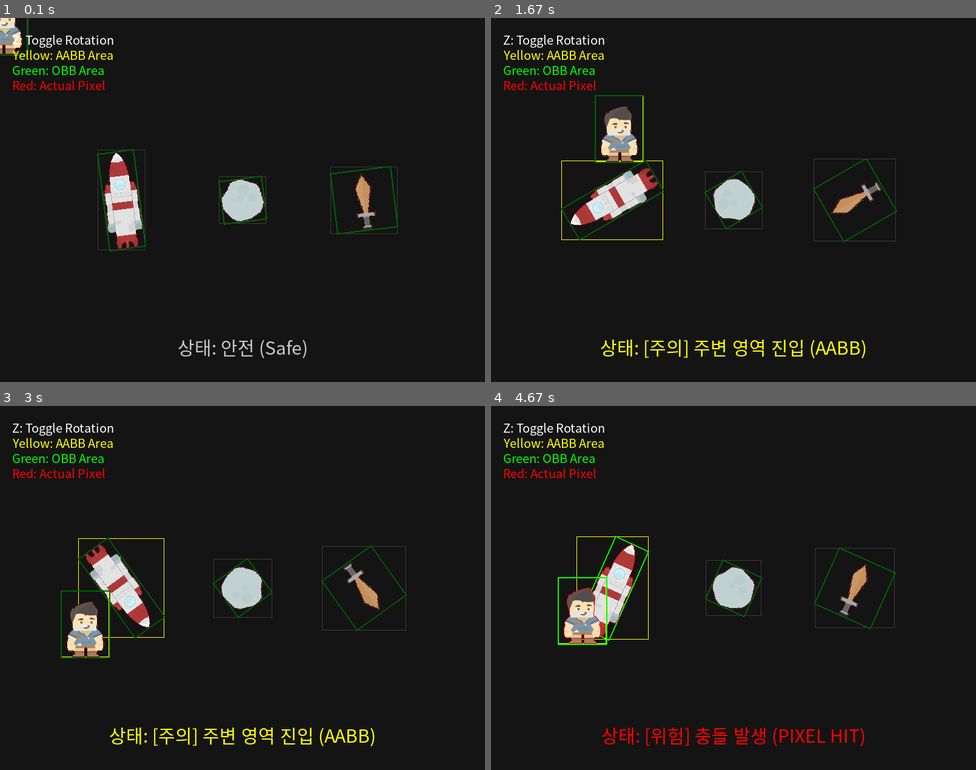
Above: before the commit, frames 1-4 (two rows, left to right).
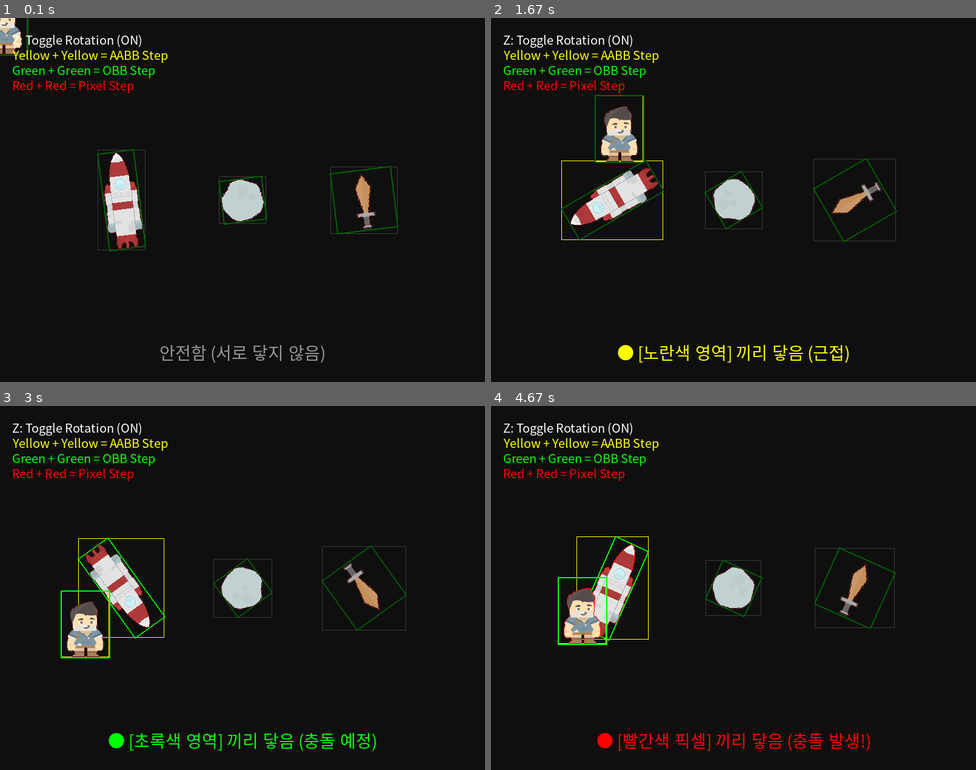
Above: after the commit, the same moments.

Repository: hsh060425/myfirstgame
Game: pygame game, started from vs_hsh/sprite_test.py
Same seed, same stepped clock (60 frames per second), same inputs: the game is played once before the commit and once after it.
Inputs (mouse positions are in pixels of both pictures, inside the frame that each line leads up to):
- Up to frame 1 (0.1 s): no input
- Up to frame 2 (1.67 s): click (888, 189) at 0.38 s; click (782, 280) at 0.72 s; click (912, 327) at 1.05 s; click (617, 127) at 1.38 s
- Up to frame 3 (3 s): click (242, 631) at 1.72 s; click (174, 511) at 2.05 s; click (412, 682) at 2.38 s; click (87, 624) at 2.72 s
- Up to frame 4 (4.67 s): click (592, 518) at 3.05 s; click (617, 653) at 3.38 s; click (908, 671) at 3.72 s; click (588, 722) at 4.05 s; click (583, 609) at 4.38 s

The runs differ from the first frame. In frame 1, 1.6% of the frame differs, in the area x 7-67%, y 4-95%; in frame 2, 2.1%; in frame 3, 2.6%, in the area x 7-78%, y 4-95%; in frame 4, 2.2%.

Commit message:
week4add

Diff:
--- a/vs_hsh/sprite_test.py
+++ b/vs_hsh/sprite_test.py
@@ -4,15 +4,15 @@
 # --- 초기화 ---
 pygame.init()
 screen = pygame.display.set_mode((800, 600))
-pygame.display.set_caption("색상별 단계적 충돌 시스템")
+pygame.display.set_caption("동일 색상 영역간 충돌 시스템 (Z: 회전 토글)")
 clock = pygame.time.Clock()
 
 try:
     font = pygame.font.SysFont("malgungothic", 20)
-    big_font = pygame.font.SysFont("malgungothic", 30)
+    big_font = pygame.font.SysFont("malgungothic", 28)
 except:
     font = pygame.font.SysFont("arial", 20)
-    big_font = pygame.font.SysFont("arial", 30)
+    big_font = pygame.font.SysFont("arial", 28)
 
 class Entity(pygame.sprite.Sprite):
     def __init__(self, name, pos, size=None):
@@ -22,55 +22,56 @@
         self.image = self.original_image.copy()
         self.rect = self.image.get_rect(center=pos)
 
-        # [1단계 마스크] 실제 이미지 (빨간색)
+        # [빨간색 영역용] 실제 이미지 픽셀 마스크
         self.mask = pygame.mask.from_surface(self.image)
 
-        # [2단계 마스크] OBB 영역 (초록색 상자 전체를 채운 마스크)
+        # [초록색 영역용] OBB(사각형 전체) 마스크 생성
         self.obb_surface = pygame.Surface(self.original_image.get_size(), pygame.SRCALPHA)
         self.obb_surface.fill((255, 255, 255))
         self.obb_mask = pygame.mask.from_surface(self.obb_surface)
 
         self.pos = pygame.Vector2(pos)
         self.angle = 0
+        self.hit_level = 0 # 0:안전, 1:노랑접촉, 2:초록접촉, 3:빨간접촉
 
-        # 상태 플래그
-        self.hit_level = 0 # 0: 없음, 1: AABB(노란), 2: OBB(초록), 3: Pixel(빨간)
+    def update_transform(self, pos, angle_inc=0):
+        """위치와 회전 각도를 업데이트하고 마스크들을 재생성합니다."""
+        self.pos = pygame.Vector2(pos)
+        self.angle += angle_inc
 
-    def update_rotation(self, speed):
-        self.angle += speed
+        # 이미지 및 빨간색 마스크 업데이트
         self.image = pygame.transform.rotate(self.original_image, self.angle)
         self.rect = self.image.get_rect(center=self.pos)
         self.mask = pygame.mask.from_surface(self.image)
 
-        # OBB용 마스크도 동일하게 회전 업데이트
+        # 초록색(OBB) 마스크 업데이트
         rotated_obb_surf = pygame.transform.rotate(self.obb_surface, self.angle)
         self.obb_mask = pygame.mask.from_surface(rotated_obb_surf)
 
     def draw_debug(self, surface):
         surface.blit(self.image, self.rect)
 
-        # 1단계: AABB (노란색 상자) - 가장 바깥쪽 사각형
+        # 1. 노란색 선 (AABB)
         aabb_color = (255, 255, 0) if self.hit_level >= 1 else (60, 60, 60)
         pygame.draw.rect(surface, aabb_color, self.rect, 1)
 
-        # 2단계: OBB (초록색 선) - 회전하는 사각형
+        # 2. 초록색 선 (OBB)
         self.draw_obb_lines(surface)
 
-        # 3단계: Pixel Mask (빨간색 선) - 실제 이미지 외곽선
+        # 3. 빨간색 선 (Pixel Mask)
         mask_color = (255, 0, 0) if self.hit_level >= 3 else (80, 0, 0)
-        outline_points = self.mask.outline()
-        if len(outline_points) > 1:
-            real_points = [(p[0] + self.rect.x, p[1] + self.rect.y) for p in outline_points]
-            pygame.draw.lines(surface, mask_color, True, real_points, 1)
+        outline = self.mask.outline()
+        if len(outline) > 1:
+            points = [(p[0] + self.rect.x, p[1] + self.rect.y) for p in outline]
+            pygame.draw.lines(surface, mask_color, True, points, 1)
 
     def draw_obb_lines(self, surface):
         w, h = self.original_image.get_size()
         pts = [pygame.Vector2(-w/2, -h/2), pygame.Vector2(w/2, -h/2),
                pygame.Vector2(w/2, h/2), pygame.Vector2(-w/2, h/2)]
         rotated_pts = [p.rotate(-self.angle) + self.pos for p in pts]
-
-        obb_color = (0, 255, 0) if self.hit_level >= 2 else (0, 100, 0)
-        pygame.draw.lines(surface, obb_color, True, rotated_pts, 2)
+        color = (0, 255, 0) if self.hit_level >= 2 else (0, 100, 0)
+        pygame.draw.lines(surface, color, True, rotated_pts, 2)
 
 # --- 객체 생성 ---
 obstacles = [
@@ -78,13 +79,14 @@
     Entity("stone", (400, 300)),
     Entity("sword", (600, 300), (100, 100))
 ]
+# 플레이어도 OBB와 마스크를 가짐
 player = Entity("adventurer", (700, 100))
 
 is_rotating = True
 running = True
 
 while running:
-    screen.fill((20, 20, 20))
+    screen.fill((15, 15, 15))
 
     for event in pygame.event.get():
         if event.type == pygame.QUIT:
@@ -92,57 +94,58 @@
         if event.type == pygame.KEYDOWN and event.key == pygame.K_z:
             is_rotating = not is_rotating
 
-    # 1. 위치 및 회전 업데이트
-    player.rect.center = pygame.mouse.get_pos()
-    player.pos = pygame.Vector2(player.rect.center)
-    if is_rotating:
-        for obs in obstacles:
-            obs.update_rotation(1.2)
+    # 1. 업데이트 (플레이어는 회전X, 장애물은 토글에 따라 회전)
+    player.update_transform(pygame.mouse.get_pos(), 0)
+    for obs in obstacles:
+        obs.update_transform(obs.pos, 1.2 if is_rotating else 0)
 
-    # 2. 단계별 충돌 체크 로직
+    # 2. 같은 색상끼리 충돌 체크
     player.hit_level = 0
     for obs in obstacles:
         obs.hit_level = 0
+        level = 0
 
-        # [Step 1] 노란색 영역 (AABB) 체크
+        # [노란색 끼리] AABB vs AABB
         if player.rect.colliderect(obs.rect):
-            current_hit = 1
+            level = 1
 
-            # [Step 2] 초록색 영역 (OBB) 체크
+            # 상대적 좌표 계산
             offset = (obs.rect.x - player.rect.x, obs.rect.y - player.rect.y)
-            if player.mask.overlap(obs.obb_mask, offset):
-                current_hit = 2
 
-                # [Step 3] 빨간색 영역 (Pixel) 체크
+            # [초록색 끼리] OBB 마스크 vs OBB 마스크
+            if player.obb_mask.overlap(obs.obb_mask, offset):
+                level = 2
+
+                # [빨간색 끼리] 실제 픽셀 마스크 vs 실제 픽셀 마스크
                 if player.mask.overlap(obs.mask, offset):
-                    current_hit = 3
+                    level = 3
 
-            obs.hit_level = current_hit
-            if current_hit > player.hit_level:
-                player.hit_level = current_hit
+        obs.hit_level = level
+        if level > player.hit_level:
+            player.hit_level = level
 
     # 3. 그리기
     for obs in obstacles:
         obs.draw_debug(screen)
     player.draw_debug(screen)
 
-    # 4. 상태 메시지 출력 (색상별 단계 알림)
+    # 4. 상태 메시지 (같은 색끼리 닿았을 때 알림)
     if player.hit_level == 1:
-        msg = big_font.render("상태: [주의] 주변 영역 진입 (AABB)", True, (255, 255, 0))
+        msg = big_font.render("● [노란색 영역] 끼리 닿음 (근접)", True, (255, 255, 0))
     elif player.hit_level == 2:
-        msg = big_font.render("상태: [경고] 충돌 예정 (OBB)", True, (0, 255, 0))
+        msg = big_font.render("● [초록색 영역] 끼리 닿음 (충돌 예정)", True, (0, 255, 0))
     elif player.hit_level == 3:
-        msg = big_font.render("상태: [위험] 충돌 발생 (PIXEL HIT)", True, (255, 0, 0))
+        msg = big_font.render("● [빨간색 픽셀] 끼리 닿음 (충돌 발생!)", True, (255, 0, 0))
     else:
-        msg = big_font.render("상태: 안전 (Safe)", True, (200, 200, 200))
+        msg = big_font.render("안전함 (서로 닿지 않음)", True, (150, 150, 150))
 
-    screen.blit(msg, (screen.get_width()//2 - msg.get_width()//2, 520))
+    screen.blit(msg, (screen.get_width()//2 - msg.get_width()//2, 530))
 
-    # 조작 가이드
-    screen.blit(font.render("Z: Toggle Rotation", True, (255, 255, 255)), (20, 20))
-    screen.blit(font.render("Yellow: AABB Area", True, (255, 255, 0)), (20, 45))
-    screen.blit(font.render("Green: OBB Area", True, (0, 255, 0)), (20, 70))
-    screen.blit(font.render("Red: Actual Pixel", True, (255, 0, 0)), (20, 95))
+    # 가이드
+    screen.blit(font.render(f"Z: Toggle Rotation ({'ON' if is_rotating else 'OFF'})", True, (255,255,255)), (20, 20))
+    screen.blit(font.render("Yellow + Yellow = AABB Step", True, (255, 255, 0)), (20, 45))
+    screen.blit(font.render("Green + Green = OBB Step", True, (0, 255, 0)), (20, 70))
+    screen.blit(font.render("Red + Red = Pixel Step", True, (255, 0, 0)), (20, 95))
 
     pygame.display.flip()
     clock.tick(60)
Not shown, added: vs_hsh/pratice/week4.md
